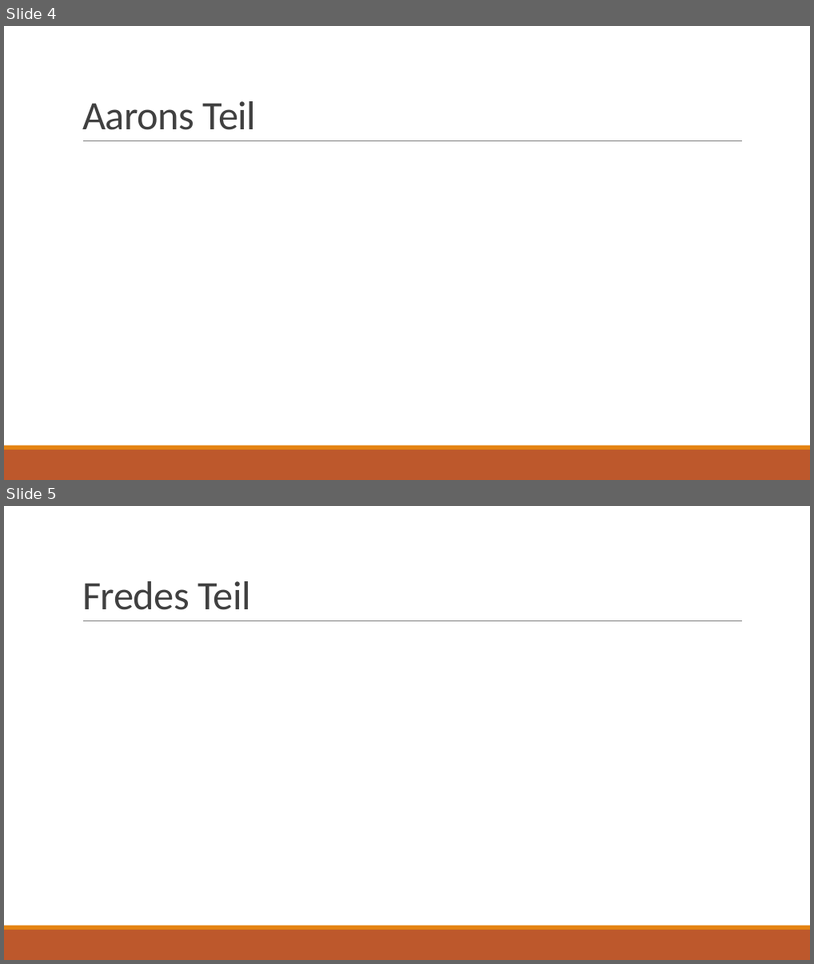
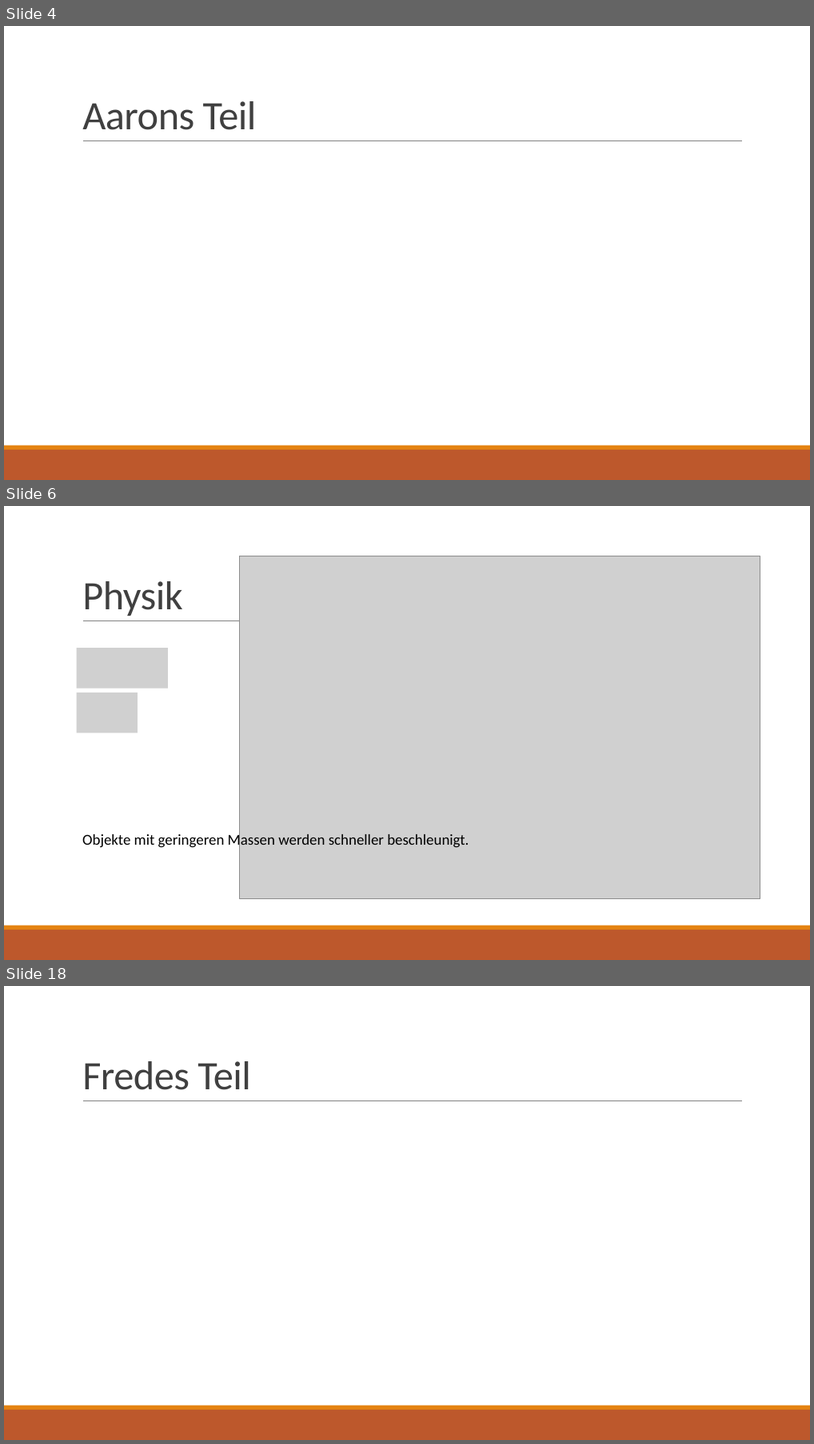
Before and after one commit to Voxen4/Planetarium, a slide deck: Simulation des Sonnensytem.pptx. Shown one above the other, each under a label of ours: slides 4 and 5 before the commit, slides 4, 6 and 18 after it; the slides between them are not shown. The pictures are 814x964 and 814x1444 pixels, drawn with LibreOffice and Linux fonts; fonts in the diff are those of the drawing; grey boxes stand for pictures. Boxes give left, top, right and bottom in pixels: in the first picture for what was removed or moved away, otherwise in the second. Text is boxed around its words. In the diff, an @@ line names an element or a change of style, - is before the commit and + after.

```diff
--- a/Simulation des Sonnensytem.pptx
+++ b/Simulation des Sonnensytem.pptx
@@ slide 6 added at [4,506,810,960], background #FFFFFF; not listed: 3 template elements that a slide beside it also shows @@
@@ picture added at [239,556,760,899] @@
@@ title added at [82,581,182,616], 48 pt, text #404040 @@
+Physik
@@ picture added at [77,648,168,688] @@
@@ picture added at [77,692,138,733] @@
@@ text added at [82,832,469,849], 18 pt, text #000000 @@
+Objekte mit geringeren Massen werden schneller beschleunigt.
@@ what was slide 5 is now slide 18 @@
```
Also in this commit, not shown: 12 other slides added.
